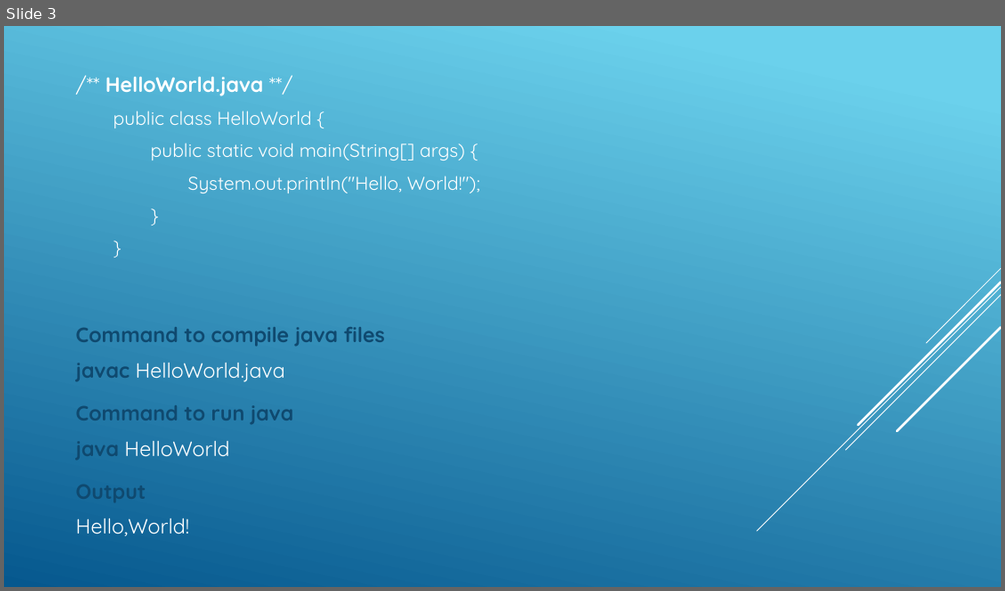
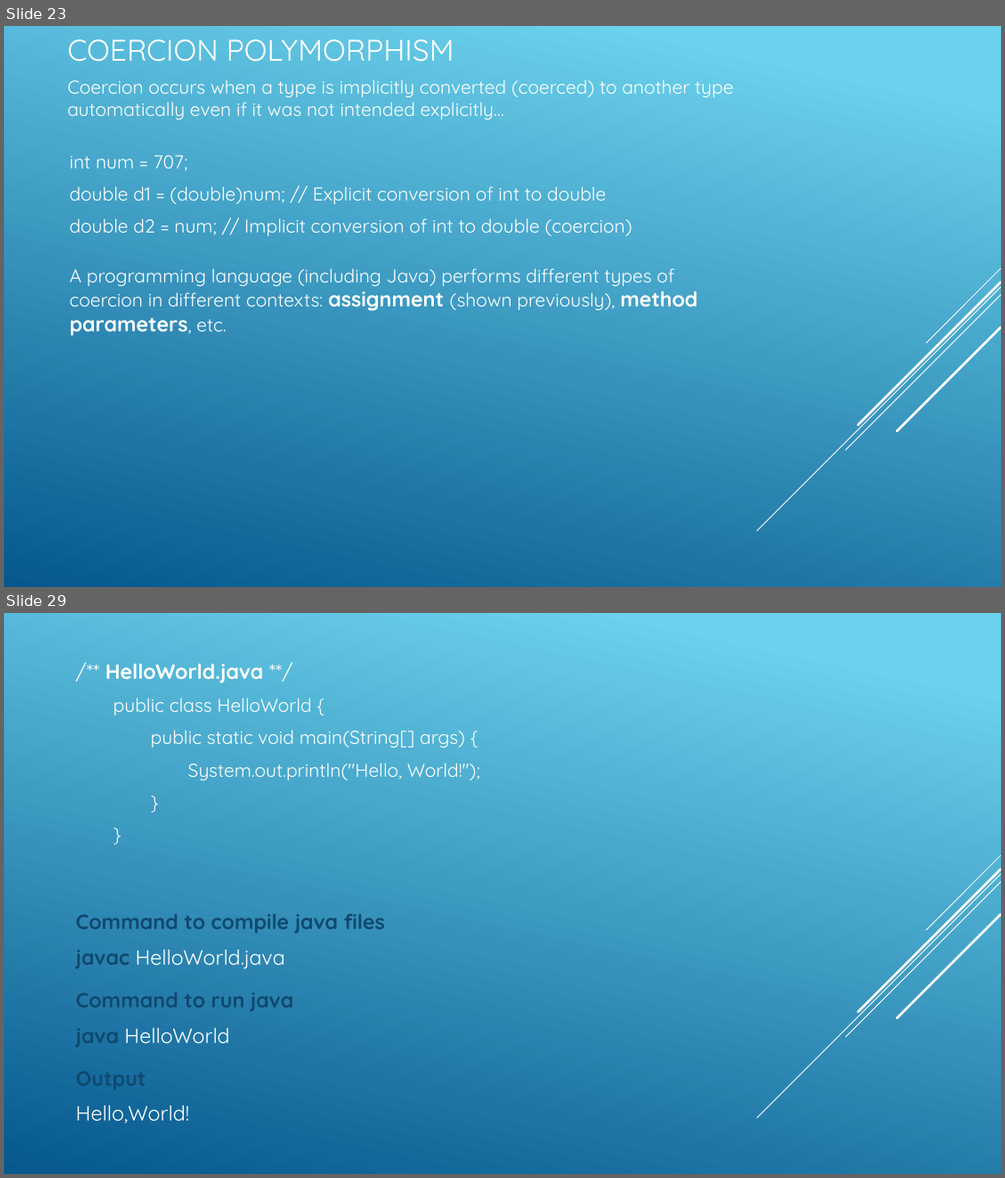
Before and after one commit to VeerababuK/Core-Java, a slide deck: Core java.pptx. Shown one above the other, each under a label of ours: slide 3 before the commit, slides 23 and 29 after it; the slides between them are not shown. The pictures are 1005x591 and 1005x1178 pixels, drawn with LibreOffice and Linux fonts; fonts in the diff are those of the drawing. Boxes give left, top, right and bottom in pixels: in the first picture for what was removed or moved away, otherwise in the second. Text is boxed around its words. In the diff, an @@ line names an element or a change of style, - is before the commit and + after.

```diff
--- a/Core java.pptx
+++ b/Core java.pptx
@@ slide 23 added at (x1=4, y1=26, x2=1001, y2=587), background gradient #6ED2EB to #06588E; not listed: 5 template elements that a slide beside it also shows @@
@@ title added at (x1=67, y1=39, x2=454, y2=62), 28.8 pt, text #FFFFFF @@
+COERCION POLYMORPHISM
@@ text added at (x1=67, y1=79, x2=733, y2=119), 18 pt, text #FFFFFF @@
+Coercion occurs when a type is implicitly converted (coerced) to another type automatically even if it was not intended explicitly…
@@ text added at (x1=70, y1=155, x2=632, y2=236), 18 pt, text #FFFFFF @@
+int num = 707;
+double d1 = (double)num; // Explicit conversion of int to double
+double d2 = num; // Implicit conversion of int to double (coercion)
@@ text added at (x1=70, y1=268, x2=697, y2=336), 18 pt, text #FFFFFF @@
+A programming language (including Java) performs different types of coercion in different contexts: assignment (shown previously), method parameters, etc.
@@ what was slide 3 is now slide 29 @@
```
Also in this commit, not shown: 1 slide changed, 25 other slides added, 1 other file.
